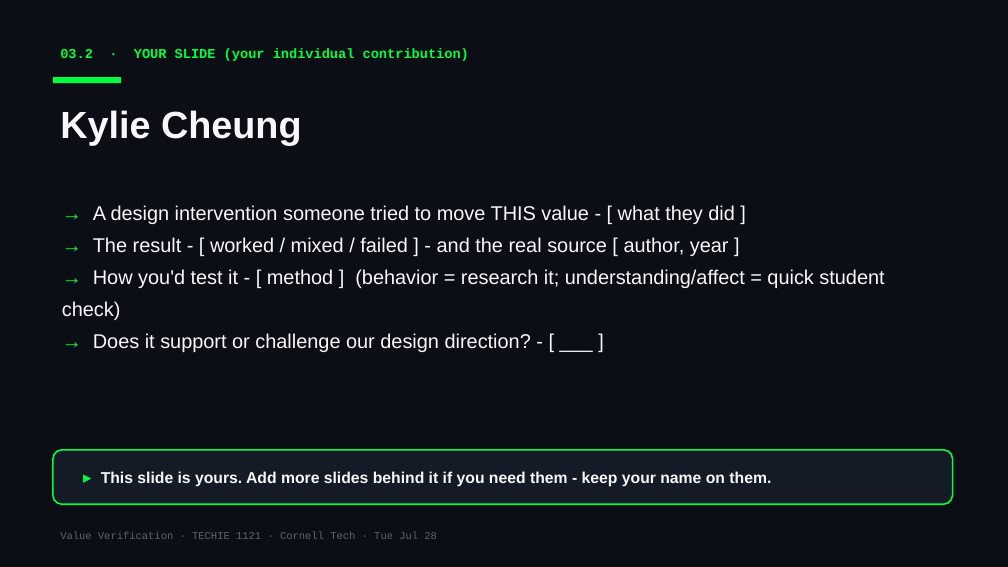
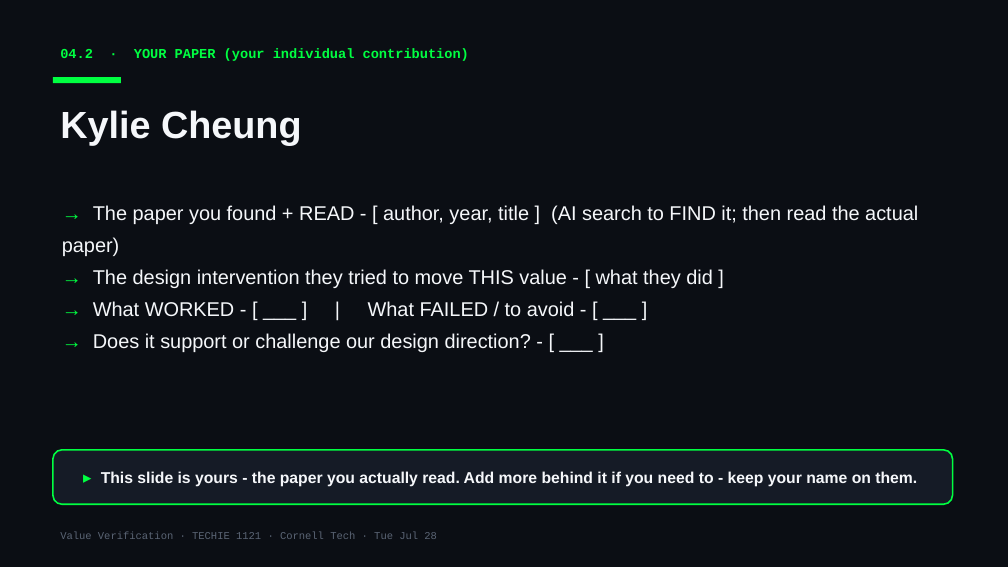
Before and after one commit to Cornell-Tech-Vibe-Coding-Summer-2026/website, a slide deck: slide 8 of slides/team-decks/Week3-Tue-chezborgar.pptx (slide 7 before the commit). Drawn at 1008x567 pixels with LibreOffice and Linux fonts; fonts in the diff are those of the drawing. Boxes give left, top, right and bottom in pixels: in the first picture for what was removed or moved away, otherwise in the second. Text is boxed around its words. In the diff, an @@ line names an element or a change of style, - is before the commit and + after.

```diff
--- a/slides/team-decks/Week3-Tue-chezborgar.pptx
+++ b/slides/team-decks/Week3-Tue-chezborgar.pptx
@@ text at box(60, 49, 469, 61): text changed @@
-03.2 · YOUR SLIDE (your individual contribution)
+04.2 · YOUR PAPER (your individual contribution)
@@ text at box(62, 205, 918, 317): text changed @@
-→ A design intervention someone tried to move THIS value - [ what they did ]
-→ The result - [ worked / mixed / failed ] - and the real source [ author, year ]
-→ How you'd test it - [ method ] (behavior = research it; understanding/affect = quick student check)
+→ The paper you found + READ - [ author, year, title ] (AI search to FIND it; then read the actual paper)
+→ The design intervention they tried to move THIS value - [ what they did ]
+→ What WORKED - [ ___ ] | What FAILED / to avoid - [ ___ ]
@@ text at box(101, 471, 917, 487): text changed @@
-▸ This slide is yours. Add more slides behind it if you need them - keep your name on them.
+▸ This slide is yours - the paper you actually read. Add more behind it if you need to - keep your name on them.
```
Also in this commit, not shown: 7 other slides changed, 1 slide added, 8 other files.
